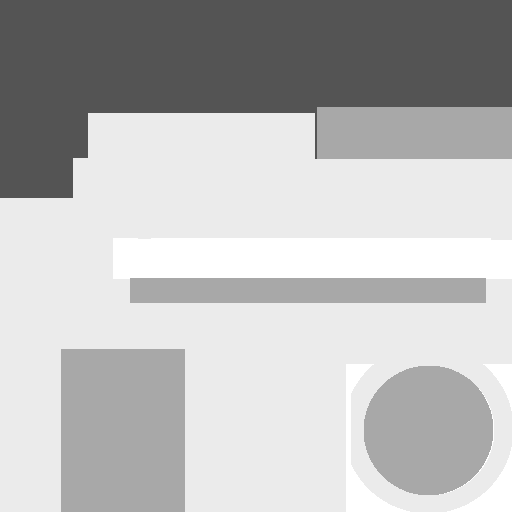
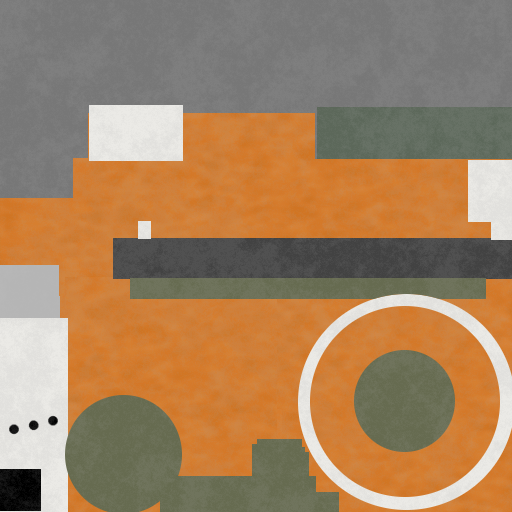
Layer changes from the first 512 x 512 image to the second:
hid "Warstwa #4", painted on it over [0, 0, 512, 512]
showed "Warstwa #1" over [0, 0, 512, 512]
showed "Warstwa #3", painted on it over [61, 107, 512, 512]
showed "Warstwa #2", painted on it over [89, 105, 512, 512]
showed "Warstwa", painted on it over [0, 0, 512, 512]
